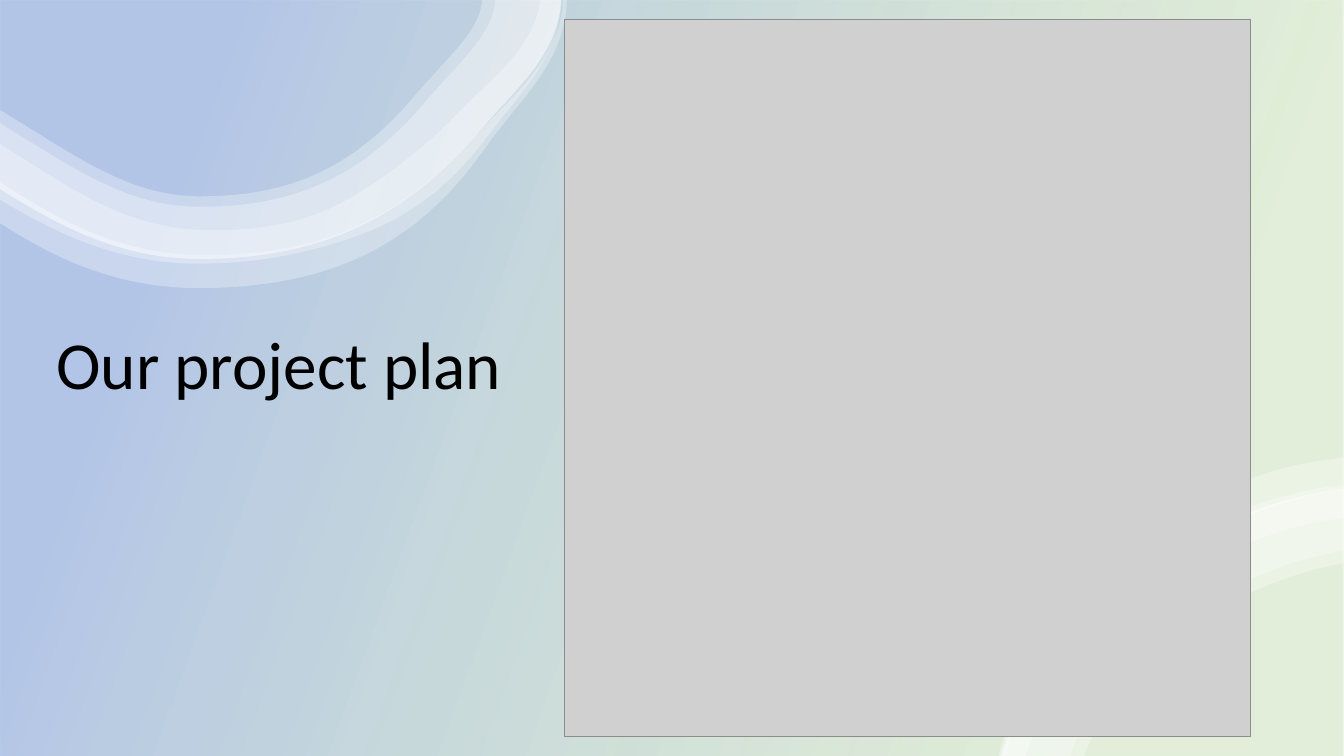
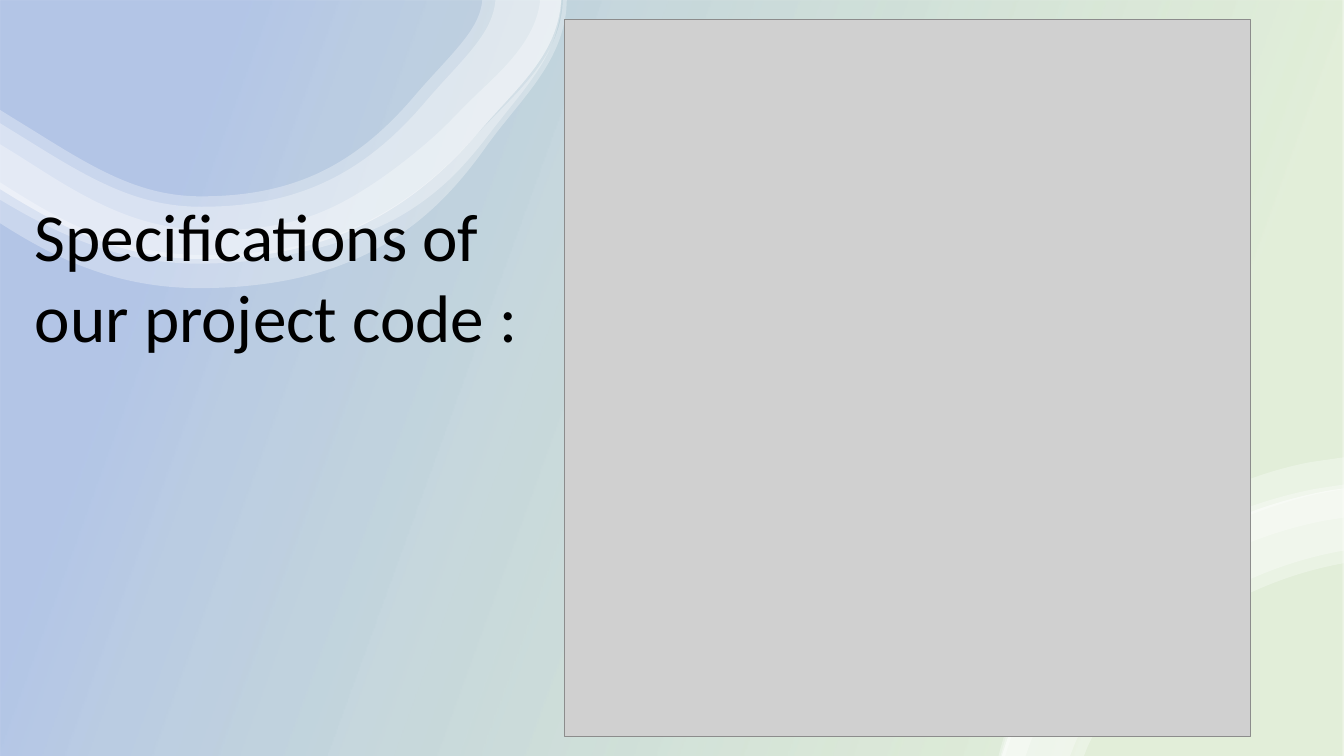
Before and after one commit to MarieNav/248_Repo, a slide deck: slide 5 of Projects/mini-project-1/your-project/MASTERMIND_presentation.pptx. Drawn at 1344x756 pixels with LibreOffice and Linux fonts; fonts in the diff are those of the drawing; grey boxes stand for pictures. Boxes give left, top, right and bottom in pixels: in the first picture for what was removed or moved away, otherwise in the second. Text is boxed around its words. In the diff, an @@ line names an element or a change of style, - is before the commit and + after.

```diff
--- a/Projects/mini-project-1/your-project/MASTERMIND_presentation.pptx
+++ b/Projects/mini-project-1/your-project/MASTERMIND_presentation.pptx
@@ text at (35,214,484,354): text changed @@
-Our project plan
+Specifications of our project code :
```
Also in this commit, not shown: 1 other slide changed.
